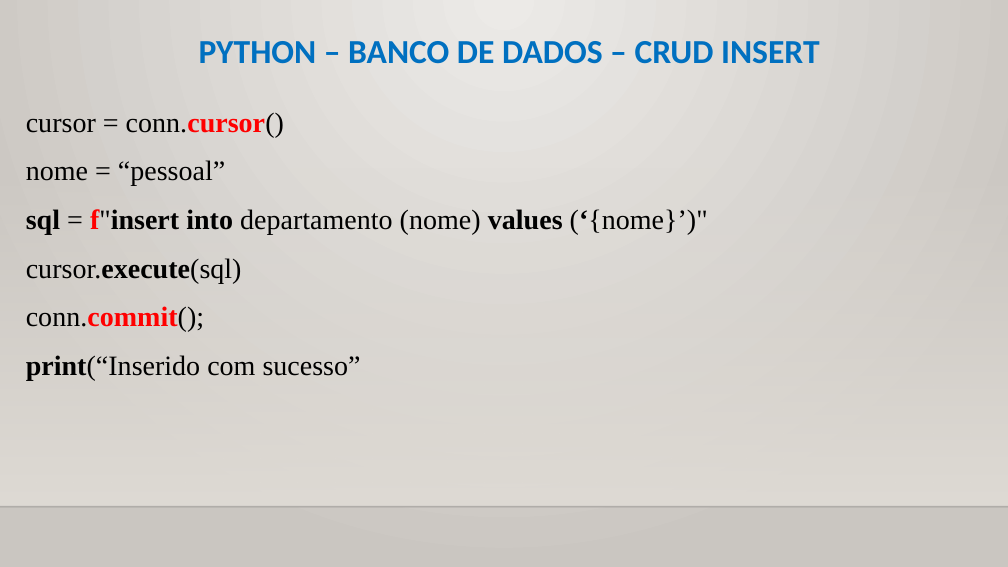
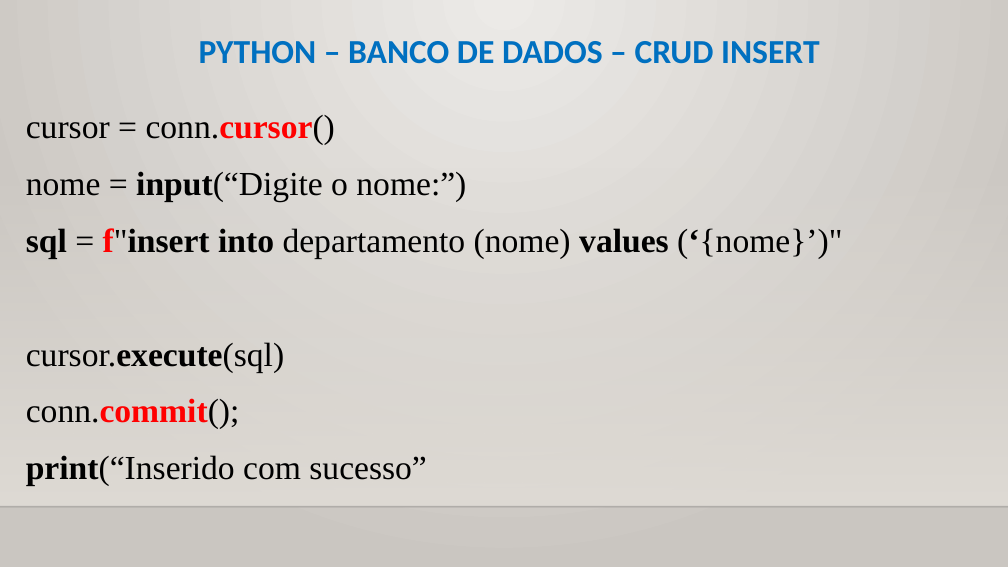
Before and after one commit to CloudEducationBrazil/WydenPythonParadigmas, a slide deck: slide 8 of 01 Classes/Aula 12, 13 Programação Python - Banco de Dados.pptx (slide 7 before the commit). Drawn at 1008x567 pixels with LibreOffice and Linux fonts; fonts in the diff are those of the drawing; background and template pictures are left out. Boxes give left, top, right and bottom in pixels: in the first picture for what was removed or moved away, otherwise in the second. Text is boxed around its words. In the diff, an @@ line names an element or a change of style, - is before the commit and + after.

Commit message:
PPTs Python 28Maio2022

```diff
--- a/01 Classes/Aula 12, 13 Programação Python - Banco de Dados.pptx
+++ b/01 Classes/Aula 12, 13 Programação Python - Banco de Dados.pptx
@@ text at bbox=[26, 115, 842, 486]: size 20 to 24 pt in "cursor = conn.cursor()", "sql = f"insert into departamento (nome) values ...", "cursor.execute(sql)", "conn.commit();" and 1 more places @@
@@ text at bbox=[26, 171, 466, 202]: text changed; size 20 to 24 pt @@
-nome = “pessoal”
+nome = input(“Digite o nome:”)
```
Also in this commit, not shown: 4 other slides changed, 1 slide added.
